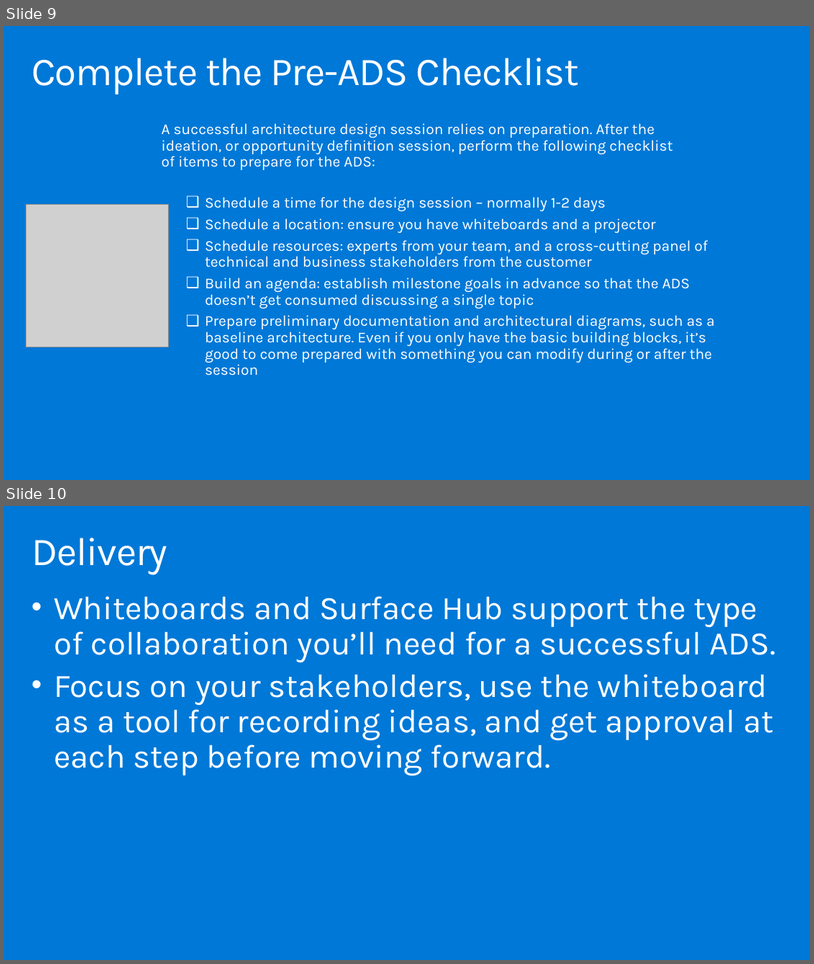
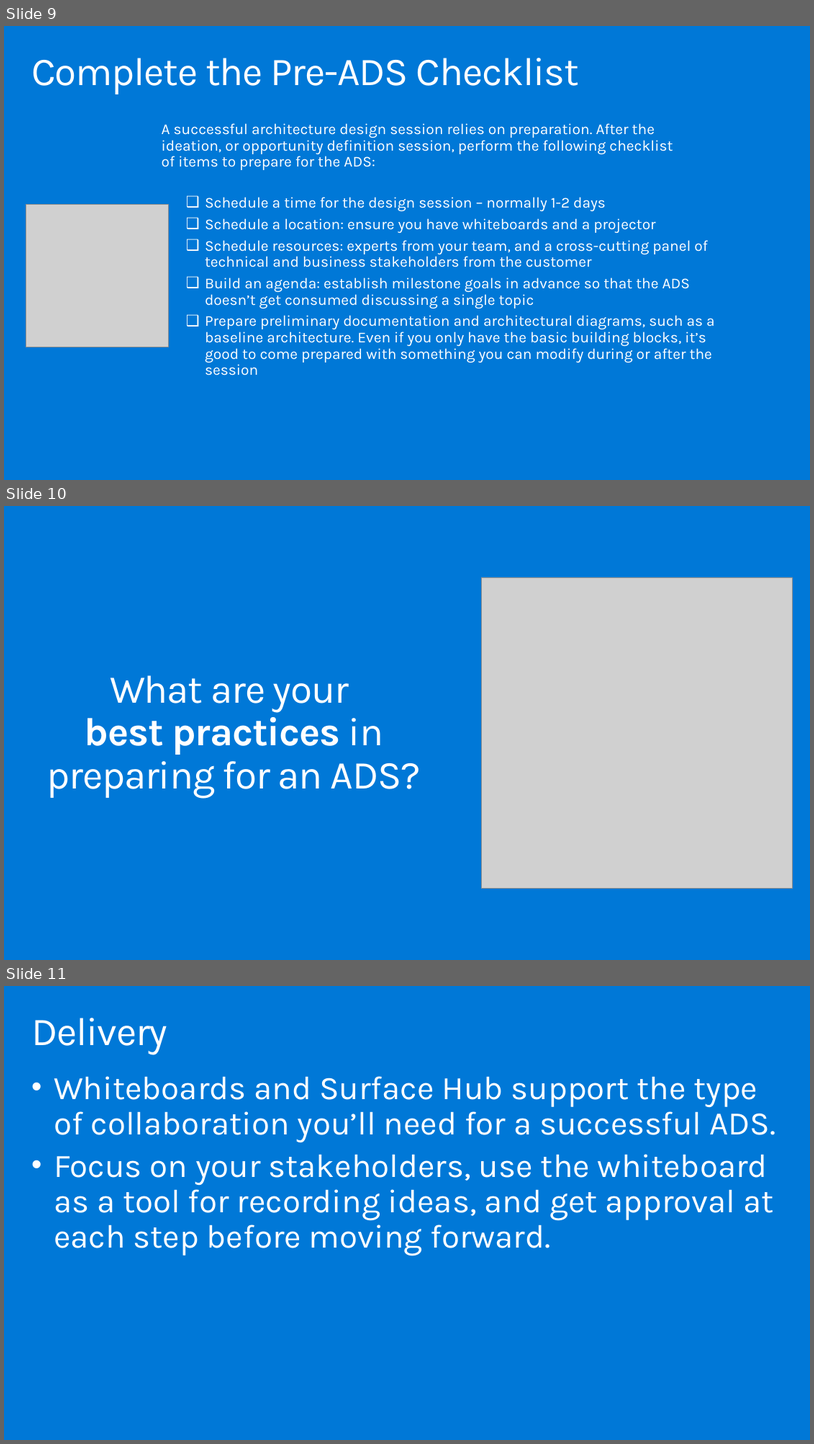
Before and after one commit to solliancenet/ica-wbs, a slide deck: Financial service modernization workshop/mastering-the-ads-deck.pptx. Shown one above the other, each under a label of ours: slides 9 and 10 before the commit, slides 9, 10 and 11 after it. The pictures are 814x964 and 814x1444 pixels, drawn with LibreOffice and Linux fonts; fonts in the diff are those of the drawing; grey boxes stand for pictures. Boxes give left, top, right and bottom in pixels: in the first picture for what was removed or moved away, otherwise in the second. Text is boxed around its words. In the diff, an @@ line names an element or a change of style, - is before the commit and + after.

```diff
--- a/Financial service modernization workshop/mastering-the-ads-deck.pptx
+++ b/Financial service modernization workshop/mastering-the-ads-deck.pptx
@@ slide 10 added at [4, 506, 810, 960], background #0078D7 @@
@@ picture added at [482, 577, 793, 888] @@
@@ title added at [47, 675, 421, 798], 47 pt, text #FFFFFF @@
+What are your
+best practices in preparing for an ADS?
@@ what was slide 10 is now slide 11 @@
```
Also in this commit, not shown: 1 slide changed, 1 other slide added, 6 other files.
